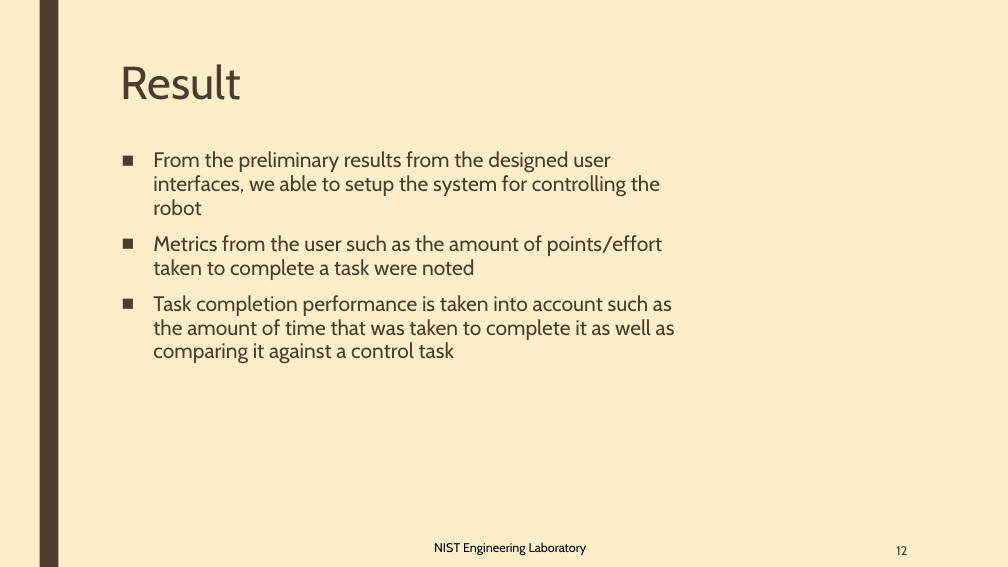
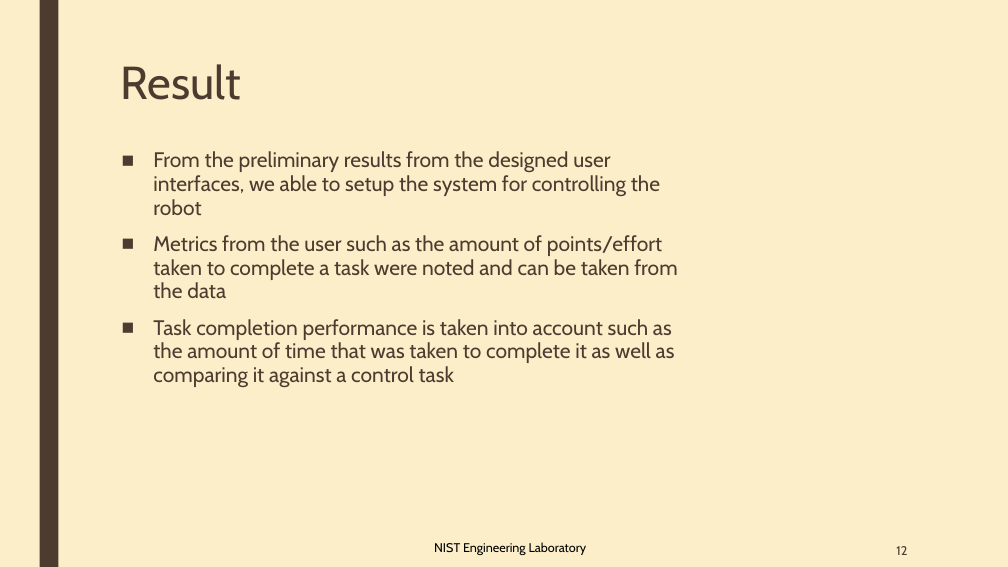
Before and after one commit to OvercodedStack/CRPI-UI-DOCUMENTATION-Summer-of-2019, a slide deck: slide 12 of Collaborative Robotics User interface and HRI Metrics [Autosaved].pptx. Drawn at 1008x567 pixels with LibreOffice and Linux fonts; fonts in the diff are those of the drawing. Boxes give left, top, right and bottom in pixels: in the first picture for what was removed or moved away, otherwise in the second. Text is boxed around its words. In the diff, an @@ line names an element or a change of style, - is before the commit and + after.

Commit message:
Updated wording

```diff
--- a/Collaborative Robotics User interface and HRI Metrics [Autosaved].pptx
+++ b/Collaborative Robotics User interface and HRI Metrics [Autosaved].pptx
@@ text at (x1=153, y1=235, x2=677, y2=298): text changed @@
-■ Metrics from the user such as the amount of points/effort taken to complete a task were noted
+■ Metrics from the user such as the amount of points/effort taken to complete a task were noted and can be taken from the data
```
Also in this commit, not shown: 7 other slides changed.
